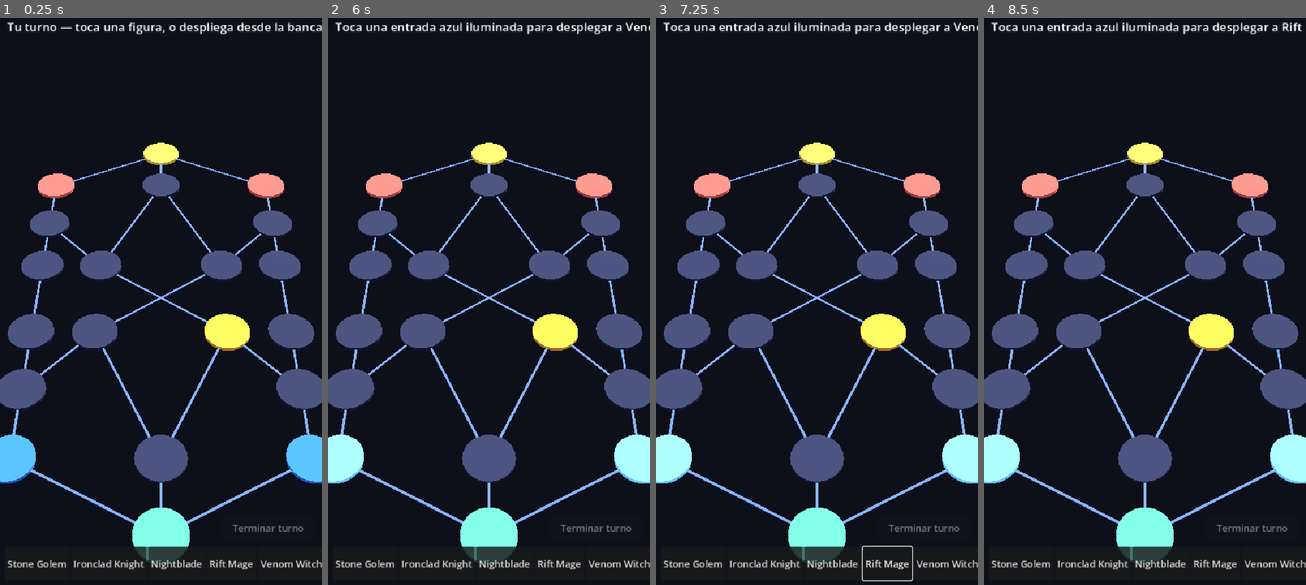
Above: before the commit, frames 1-4 (left to right).
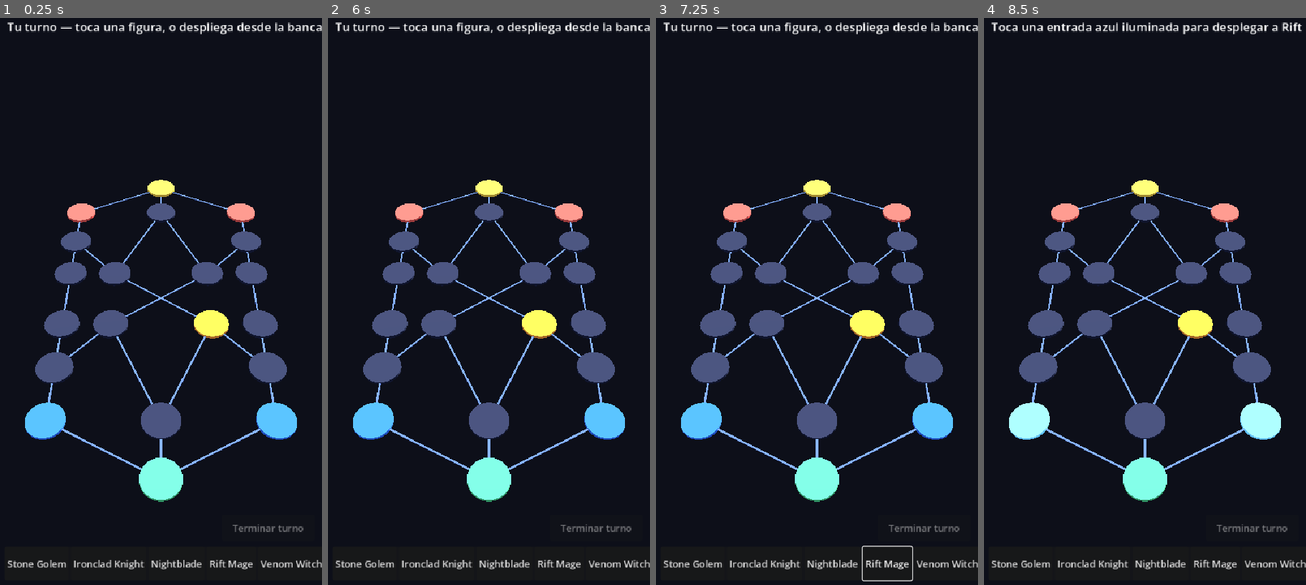
Above: after the commit, the same moments.

Repository: GStyleM562/NodeChess
Game: Godot game, scene res://scenes/board.tscn
Two runs of this game, one before a commit and one after it. Both use one fixed random seed, a clock stepped at 60 frames per second and the inputs below.
Inputs (mouse positions are in pixels of both pictures, inside the frame that each line leads up to):
- Up to frame 1 (0.25 s): no input
- Up to frame 2 (6 s): click "Stone Golem" at 0.5 s; click "Ironclad Knight" at 1.25 s; click "Nightblade" at 2 s; click "Rift Mage" at 2.75 s; tap Enter at 3.5 s; move the mouse to (559, 267) at 3.52 s; hold Right 3.53-4.28 s; click (559, 267) at 3.67 s; tap Space at 3.77, 5 s; move the mouse to (424, 329) at 4.27 s; hold Left 4.28-5.03 s; move the mouse to (521, 171) at 5.02 s; hold Right from 5.03 s (still down); move the mouse to (472, 414) at 5.77 s; click (472, 414) at 5.92 s
- Up to frame 3 (7.25 s): move the mouse to (913, 386) at 6.52 s; release Right at 6.53 s; hold Left from 6.53 s (still down)
- Up to frame 4 (8.5 s): keep holding Left; tap Enter at 7.25 s; move the mouse to (1048, 210) at 7.27 s; tap Space at 7.52, 8 s; move the mouse to (1161, 295) at 8.02 s; click (1161, 295) at 8.17 s

The runs differ from the first frame. In frame 1, 20% of the frame differs, in the area x 0-100%, y 21-97%; in frame 2, 21%, in the area x 0-100%, y 0-97%; in frame 3, 21%; in frame 4, 20%.

Commit message:
Mobile: force portrait orientation + camera KEEP_WIDTH (fov 34) so the whole board fits and edges aren't cut on phone

Diff:
--- a/game/project.godot
+++ b/game/project.godot
@@ -22,7 +22,9 @@
 window/size/viewport_width=540
 window/size/viewport_height=960
 window/stretch/mode="canvas_items"
+window/handheld/orientation="portrait"
 
 [rendering]
 
 renderer/rendering_method="mobile"
+textures/vram_compression/import_etc2_astc=true
--- a/game/scripts/Board3D.gd
+++ b/game/scripts/Board3D.gd
@@ -62,12 +62,16 @@
 # ---------------------------------------------------------------- environment
 func _build_environment() -> void:
 	_cam = Camera3D.new()
-	_cam.fov = 45.0
+	# Lock the HORIZONTAL fov (KEEP_WIDTH) so the board's width is always fully
+	# visible on a tall portrait screen (no cut-off edges); height gets extra room.
+	_cam.keep_aspect = Camera3D.KEEP_WIDTH
+	_cam.fov = 34.0
 	# Camera on the player's side: player sits at the BOTTOM, enemy at the top.
 	_cam.look_at_from_position(Vector3(0.0, 11.5, -11.0), Vector3.ZERO, Vector3.UP)
 	add_child(_cam)
 	_combat_cam = Camera3D.new()
-	_combat_cam.fov = 50.0
+	_combat_cam.keep_aspect = Camera3D.KEEP_WIDTH
+	_combat_cam.fov = 45.0
 	add_child(_combat_cam)
 	_cam.current = true
 	var sun := DirectionalLight3D.new()
Not shown, added: docs/BuildDebugAPK.md
Not shown, added: docs/BuildReleaseAAB.md
